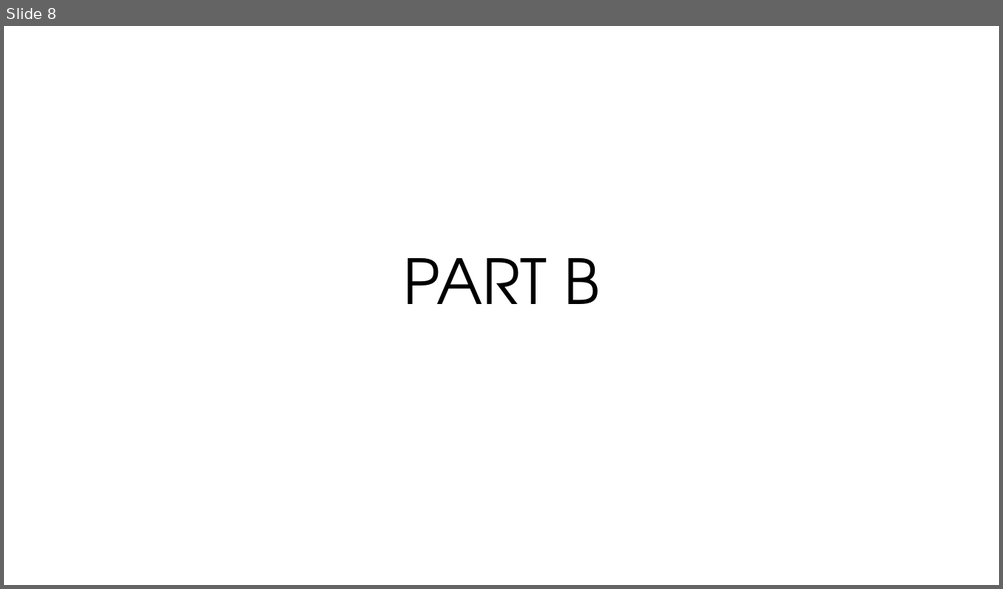
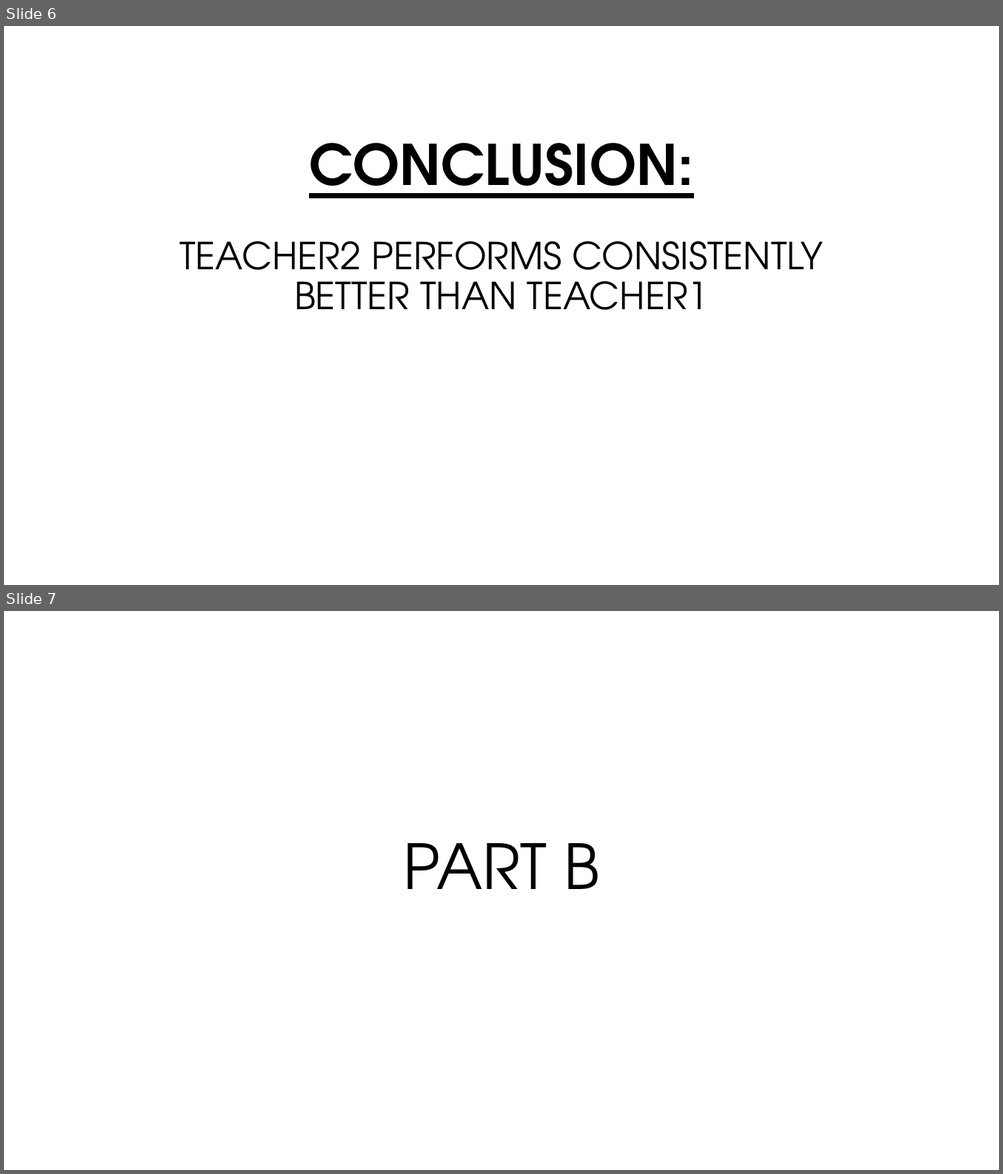
Before and after one commit to nivyosef12/Data-Analysis-Learning-with-Explanations, a slide deck: data_analysis_presentation_206100968_311128847.pptx. Shown one above the other, each under a label of ours: slide 8 before the commit, slides 6 and 7 after it. The pictures are 1003x589 and 1003x1174 pixels, drawn with LibreOffice and Linux fonts; fonts in the diff are those of the drawing; background and template pictures are left out. Boxes give left, top, right and bottom in pixels: in the first picture for what was removed or moved away, otherwise in the second. Text is boxed around its words. In the diff, an @@ line names an element or a change of style, - is before the commit and + after.

```diff
--- a/data_analysis_presentation_206100968_311128847.pptx
+++ b/data_analysis_presentation_206100968_311128847.pptx
@@ slide 6 added at (4, 26, 999, 585), background #FFFFFF @@
@@ title added at (179, 143, 822, 310), 36 pt, text #000000 @@
+CONCLUSION:
+TEACHER2 PERFORMS CONSISTENTLY BETTER THAN TEACHER1
@@ what was slide 8 is now slide 7 @@
```
Also in this commit, not shown: 6 slides changed, 1 other slide added, 3 slides removed, 1 other file.
